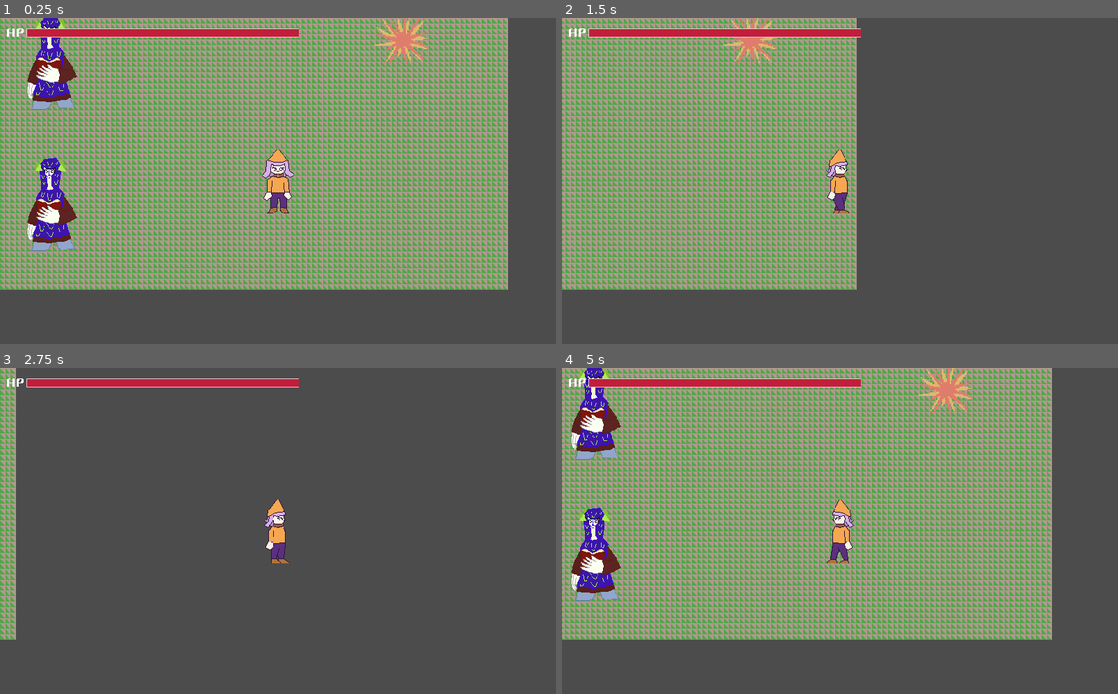
Above: before the commit, frames 1-4 (two rows, left to right).
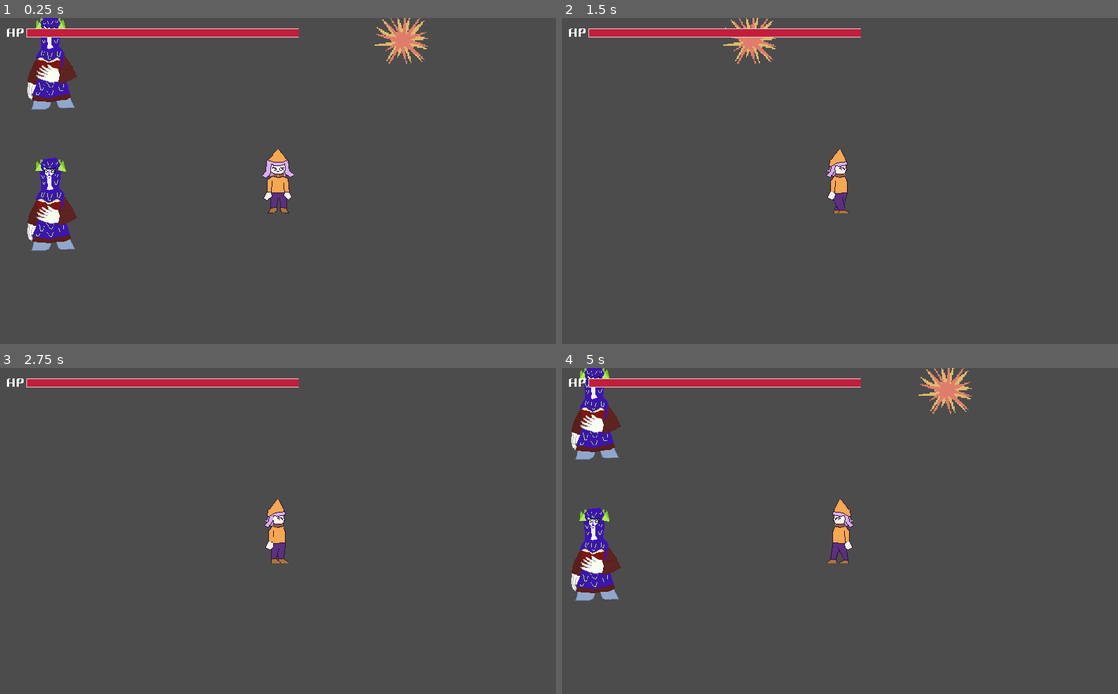
Above: after the commit, the same moments.

Repository: InKeaton/TheLibrarian
Game: Godot game, scene res://main.tscn
The game is run twice, just before and just after one commit, with the same random seed, the same clock (stepped at 60 frames per second) and the same inputs. Sound files missing from this copy of the repository are replaced by a short silence.
Inputs:
- Up to frame 1 (0.25 s): no input
- Up to frame 2 (1.5 s): tap Enter at 0.5 s; hold Right (choice_right_down) from 0.53 s (still down); tap X (sprint) at 0.6 s; tap Z (talk) at 1.35 s
- Up to frame 3 (2.75 s): keep holding Right (choice_right_down); tap X (sprint) at 2.1 s
- Up to frame 4 (5 s): release Right (choice_right_down) at 2.78 s; hold Left (choice_left_up) from 2.78 s (still down); tap Z (talk) at 2.85, 4.35 s; tap X (sprint) at 3.6 s

The runs differ from the first frame. In frame 1, 70% of the frame differs, in the area x 0-92%, y 0-84%; in frame 2, 42%; in frame 3, 2.4%; in frame 4, 68%.

Commit message:
inizio tilemap
inizio creazione tilemap con collisions a partire dal tileset precedentemente creato su PyxelEdit

Diff:
--- a/main.tscn
+++ b/main.tscn
@@ -13,6 +13,7 @@
 script = ExtResource( 5 )
 
 [node name="Sprite" type="Sprite" parent="."]
+visible = false
 position = Vector2( 512, 300 )
 scale = Vector2( 1.21905, 1.25 )
 texture = ExtResource( 1 )
--- a/tileset.tscn
+++ b/tileset.tscn
@@ -7,15 +7,36 @@
 
 [node name="tileset" type="Node2D"]
 
-[node name="Sprite" type="Sprite" parent="."]
+[node name="porta_chiusa" type="Sprite" parent="."]
 position = Vector2( 78, -53 )
 scale = Vector2( 3, 3 )
 texture = ExtResource( 1 )
 region_enabled = true
 region_rect = Rect2( 262, 0, 32, 32 )
 
-[node name="StaticBody2D" type="StaticBody2D" parent="Sprite"]
+[node name="StaticBody2D" type="StaticBody2D" parent="porta_chiusa"]
 
-[node name="CollisionShape2D" type="CollisionShape2D" parent="Sprite/StaticBody2D"]
+[node name="CollisionShape2D" type="CollisionShape2D" parent="porta_chiusa/StaticBody2D"]
 position = Vector2( 0, 3.8147e-06 )
 shape = SubResource( 1 )
+
+[node name="tappeto_rosso" type="Sprite" parent="."]
+position = Vector2( 250, -43 )
+scale = Vector2( 3, 3 )
+texture = ExtResource( 1 )
+region_enabled = true
+region_rect = Rect2( 288, 48, 48, 48 )
+
+[node name="tappeto_blu" type="Sprite" parent="."]
+position = Vector2( 412, -44 )
+scale = Vector2( 3, 3 )
+texture = ExtResource( 1 )
+region_enabled = true
+region_rect = Rect2( 336, 48, 48, 48 )
+
+[node name="pavimento_legno_scuro" type="Sprite" parent="."]
+position = Vector2( 539, -44 )
+scale = Vector2( 3, 3 )
+texture = ExtResource( 1 )
+region_enabled = true
+region_rect = Rect2( 496, 0, 16, 16 )
